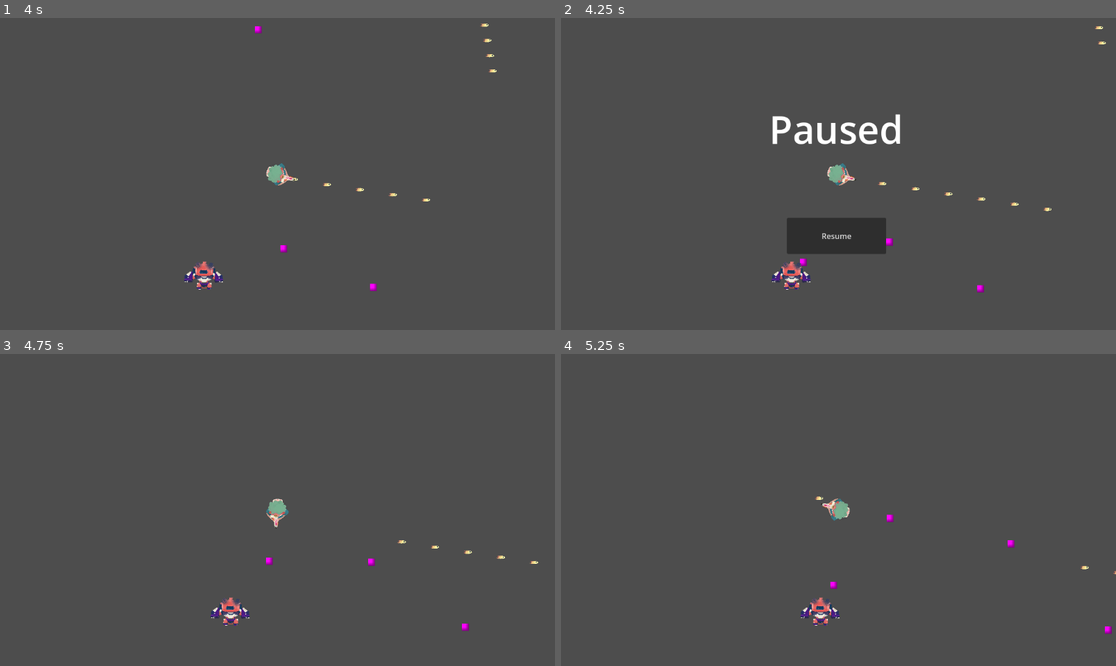
Above: before the commit, frames 1-4 (two rows, left to right).
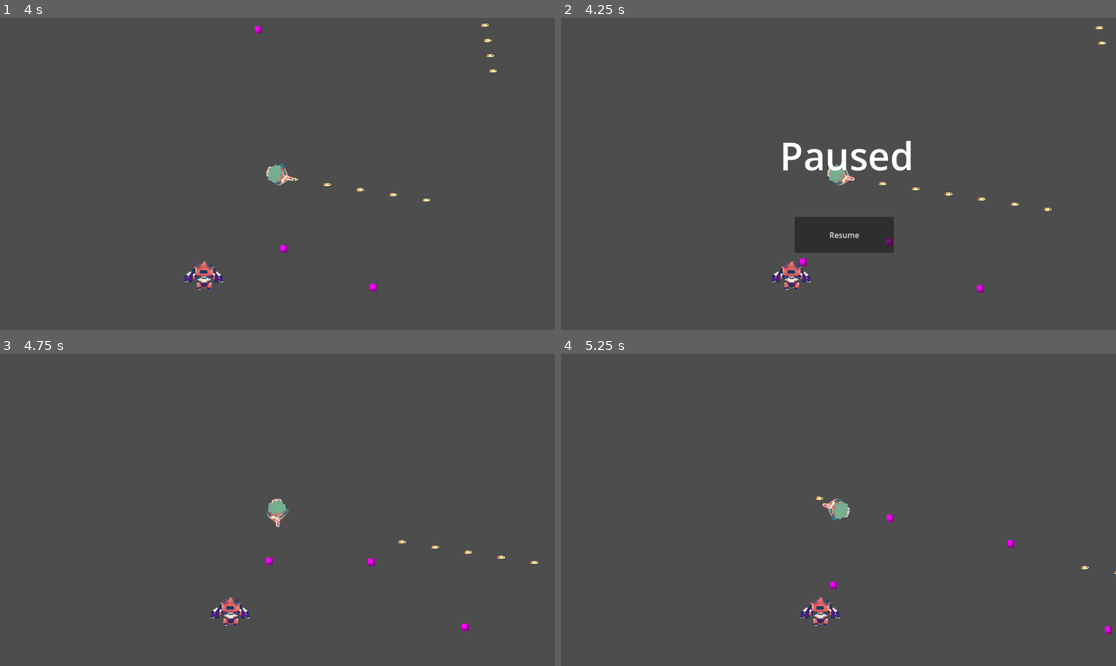
Above: after the commit, the same moments.

Repository: PastelGames/ggj-2026
Game: Godot game, scene res://Scenes/BulletHell/test_level.tscn
The game is run twice, just before and just after one commit, with the same random seed, the same clock (stepped at 60 frames per second) and the same inputs.
Inputs (mouse positions are in pixels of both pictures, inside the frame that each line leads up to):
- Up to frame 1 (4 s): tap Enter at 0.5 s; move the mouse to (399, 158) at 0.52 s; press the mouse at (399, 158) at 0.53 s; hold Right (move_right) 0.53-1.28 s; move the mouse to (166, 189) at 1.27 s; release the mouse at (166, 189) at 1.28 s; hold Down (move_down) 1.28-2.03 s; click (166, 189) at 1.35 s; move the mouse to (333, 105) at 2.02 s; press the mouse at (333, 105) at 2.03 s; hold Right (move_right) 2.03-2.78 s; move the mouse to (249, 236) at 2.77 s; release the mouse at (249, 236) at 2.78 s; hold Up (move_up) 2.78-3.53 s; click (249, 236) at 2.85 s; move the mouse to (444, 220) at 3.52 s; press the mouse at (444, 220) at 3.53 s; hold Left (move_left) from 3.53 s (still down)
- Up to frame 2 (4.25 s): keep holding Left (move_left); tap Escape (pause) at 4.15 s
- Up to frame 3 (4.75 s): release Left (move_left) at 4.25 s; release the mouse at (444, 556) at 4.25 s; click "Resume" at 4.25 s
- Up to frame 4 (5.25 s): move the mouse to (672, 463) at 5.02 s; hold Left (move_left) from 5.03 s (still down); click (672, 463) at 5.1 s

Frame 1 is identical in both runs. In frame 2, 2.3% of the frame differs, in the area x 38-64%, y 30-76%; in frame 3, less than 0.1%; in frame 4, less than 0.1%.

Commit message:
Add CanvasLayer to the pause panel

Diff:
--- a/Scenes/BulletHell/pause_panel.tscn
+++ b/Scenes/BulletHell/pause_panel.tscn
@@ -19,22 +19,22 @@
 offset_bottom = 331.0
 color = Color(0.3019608, 0.3019608, 0.3019608, 0)
 
-[node name="Label" type="Label" parent="ColorRect" unique_id=117851654]
+[node name="Label" type="Label" parent="." unique_id=117851654]
 layout_mode = 0
-offset_left = 432.0
-offset_top = 170.0
-offset_right = 757.0
-offset_bottom = 279.0
+offset_left = 455.0
+offset_top = 229.0
+offset_right = 780.0
+offset_bottom = 338.0
 theme_override_font_sizes/font_size = 79
 text = "Paused"
 
-[node name="Button" type="Button" parent="ColorRect" unique_id=1046417903]
+[node name="Button" type="Button" parent="." unique_id=1046417903]
 layout_mode = 0
-offset_left = 469.0
-offset_top = 409.0
-offset_right = 675.0
-offset_bottom = 484.0
+offset_left = 486.0
+offset_top = 411.0
+offset_right = 692.0
+offset_bottom = 486.0
 text = "Resume
 "
 
-[connection signal="pressed" from="ColorRect/Button" to="." method="_on_button_pressed"]
+[connection signal="pressed" from="Button" to="." method="_on_button_pressed"]
--- a/Scenes/BulletHell/test_level.tscn
+++ b/Scenes/BulletHell/test_level.tscn
@@ -22,7 +22,9 @@
 
 [node name="EnemyContainer" type="Node2D" parent="." unique_id=1672553055]
 
-[node name="PausePanel" parent="." unique_id=362086595 instance=ExtResource("4_t7sc5")]
+[node name="CanvasLayer" type="CanvasLayer" parent="." unique_id=150383780]
+
+[node name="PausePanel" parent="CanvasLayer" unique_id=362086595 instance=ExtResource("4_t7sc5")]
 process_mode = 2
 visible = false
 offset_left = -1.0
--- a/Scenes/UI/DialogueChoosingScreen.tscn
+++ b/Scenes/UI/DialogueChoosingScreen.tscn
@@ -2,7 +2,6 @@
 
 [ext_resource type="Texture2D" uid="uid://cwa3i6i60pdmj" path="res://Imported/Images/Character1Placeholder.png" id="1_mekqw"]
 [ext_resource type="Texture2D" uid="uid://ctprhhyoyjok5" path="res://Imported/Images/Character2Placeholder.png" id="2_5gar6"]
-[ext_resource type="PackedScene" uid="uid://c02st46xi030m" path="res://Scenes/UI/DialogueChoosingPanel.tscn" id="3_fkcqv"]
 
 [node name="DialogueSpeakingScreen" type="Control" unique_id=2003003836]
 layout_mode = 3
@@ -36,10 +35,3 @@
 texture = ExtResource("2_5gar6")
 expand_mode = 1
 metadata/_edit_use_anchors_ = true
-
-[node name="DialogueChoosingPanel" parent="." unique_id=1479755516 instance=ExtResource("3_fkcqv")]
-layout_mode = 1
-anchor_left = 0.0625
-anchor_top = 0.61728394
-anchor_right = 0.9513889
-anchor_bottom = 0.9212963
--- a/Scripts/test_level.gd
+++ b/Scripts/test_level.gd
@@ -41,6 +41,6 @@
 
 func _process(delta: float) -> void:
 	if Input.is_action_pressed("pause"):
-		get_node("PausePanel").global_position = player.global_position
+		#get_node("CanvasLayer").global_position = player.global_position
 		get_tree().paused = true
-		get_node("PausePanel").show()
+		get_node("CanvasLayer/PausePanel").show()
